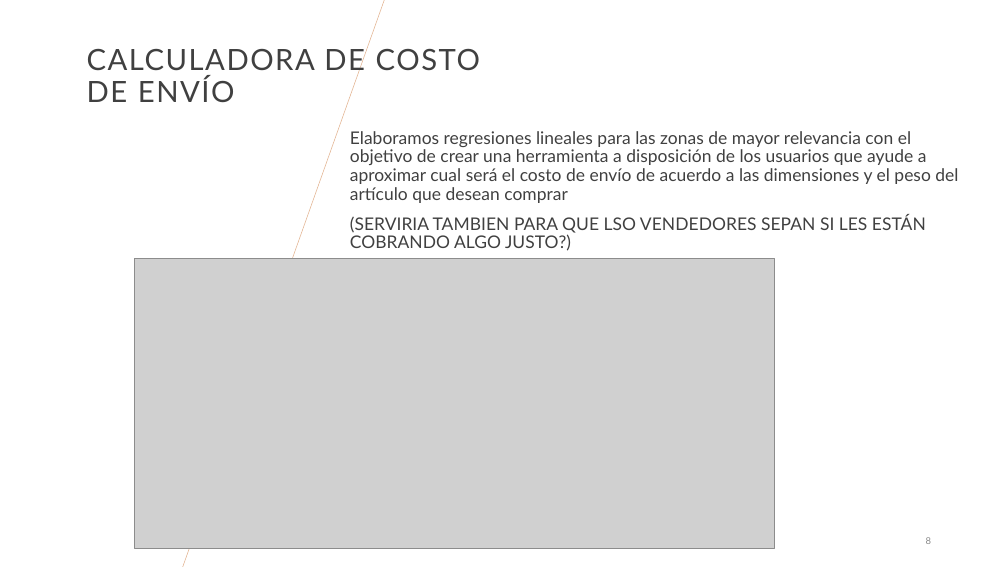
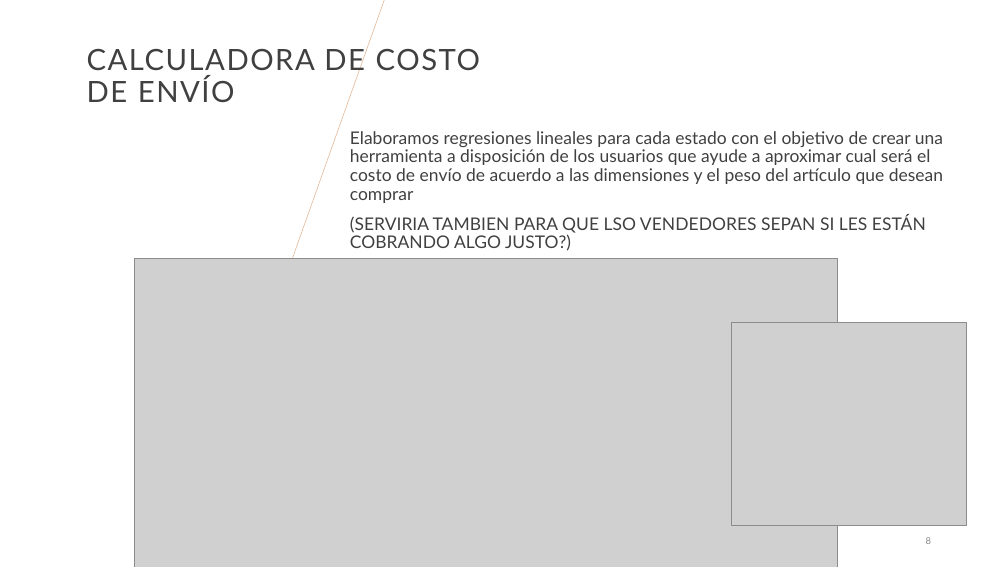
Before and after one commit to AlbertoLandinWork/PG-Olist-grupo12, a slide deck: slide 8 of presentaciones/Presentacion_Semana3.pptx. Drawn at 1008x567 pixels with LibreOffice and Linux fonts; fonts in the diff are those of the drawing; grey boxes stand for pictures; background and template pictures are left out. Boxes give left, top, right and bottom in pixels: in the first picture for what was removed or moved away, otherwise in the second. Text is boxed around its words. In the diff, an @@ line names an element or a change of style, - is before the commit and + after.

```diff
--- a/presentaciones/Presentacion_Semana3.pptx
+++ b/presentaciones/Presentacion_Semana3.pptx
@@ text at [350, 131, 943, 203]: text changed @@
-Elaboramos regresiones lineales para las zonas de mayor relevancia con el objetivo de crear una herramienta a disposición de los usuarios que ayude a aproximar cual será el costo de envío de acuerdo a las dimensiones y el peso del artículo que desean comprar
+Elaboramos regresiones lineales para cada estado con el objetivo de crear una herramienta a disposición de los usuarios que ayude a aproximar cual será el costo de envío de acuerdo a las dimensiones y el peso del artículo que desean comprar
@@ picture: place and size @@
-picture at [135, 259, 775, 548]
+picture at [135, 259, 837, 567]
@@ picture added at [731, 323, 966, 526] @@
```
Also in this commit, not shown: 2 other slides changed, 1 slide added, 1 slide removed.
